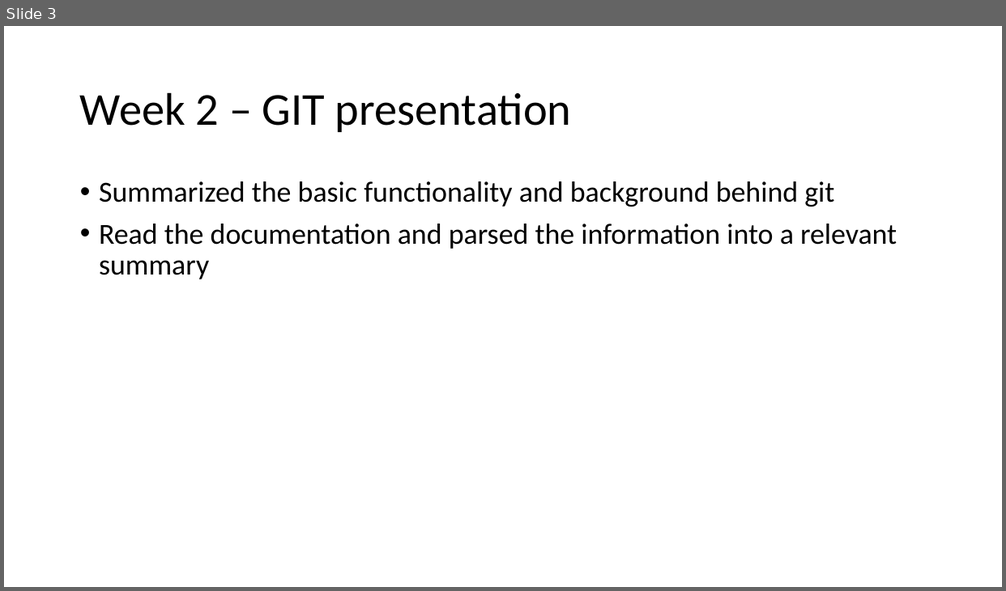
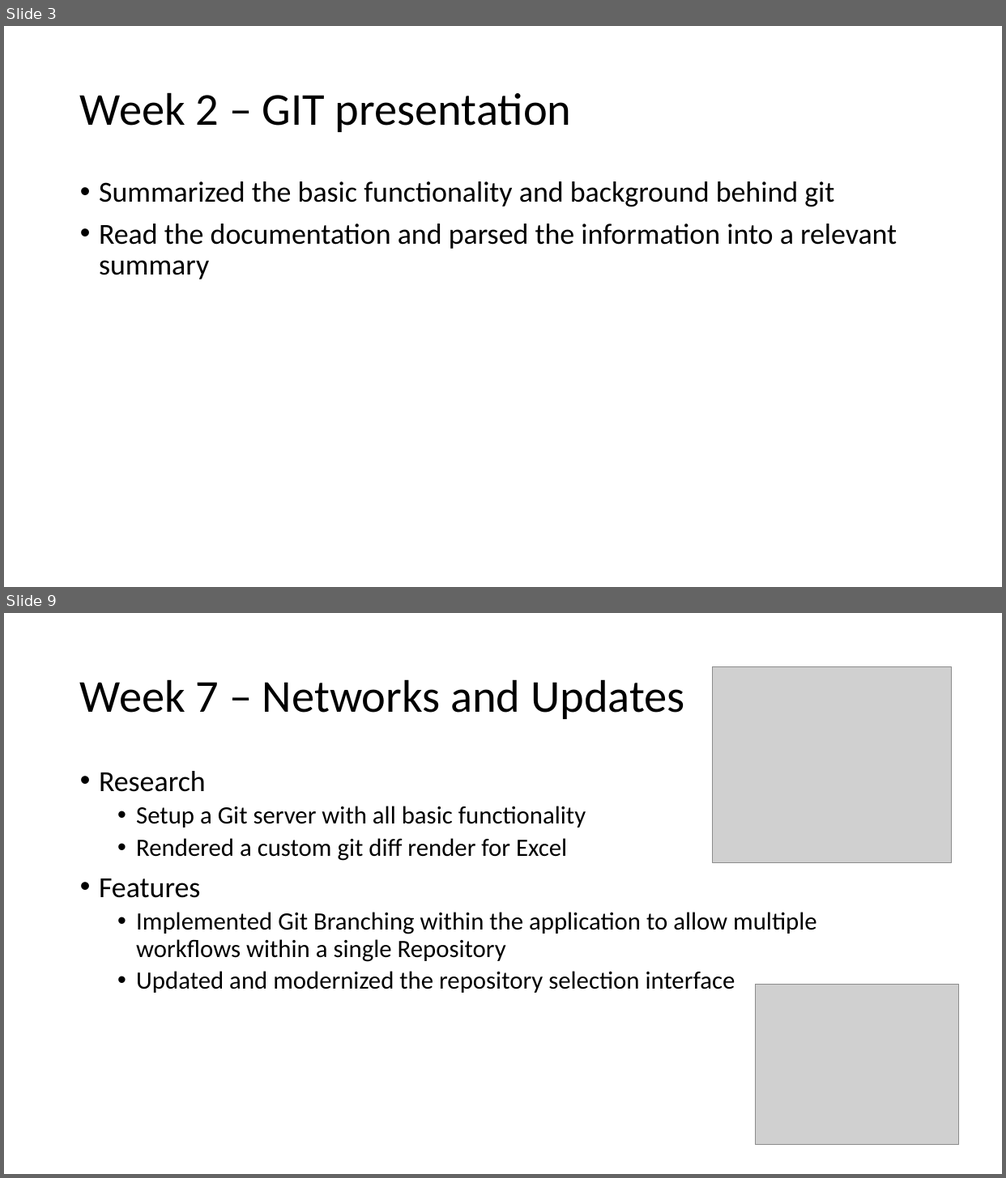
Before and after one commit to burwinliu-zz/my-jupyter-nb, a slide deck: Notes/summer2020/Summer_Summary.pptx. Shown one above the other, each under a label of ours: slide 3 before the commit, slides 3 and 9 after it; the slides between them are not shown. The pictures are 1006x591 and 1006x1178 pixels, drawn with LibreOffice and Linux fonts; fonts in the diff are those of the drawing; grey boxes stand for pictures. Boxes give left, top, right and bottom in pixels: in the first picture for what was removed or moved away, otherwise in the second. Text is boxed around its words. In the diff, an @@ line names an element or a change of style, - is before the commit and + after.

```diff
--- a/Notes/summer2020/Summer_Summary.pptx
+++ b/Notes/summer2020/Summer_Summary.pptx
@@ slide 9 added at box(4, 613, 1002, 1174), background #FFFFFF @@
@@ title added at box(80, 679, 684, 719), 44 pt, text #000000 @@
+Week 7 – Networks and Updates
@@ picture added at box(712, 667, 951, 864) @@
@@ text added at box(99, 771, 816, 993), 24 pt, text #000000 @@
+• Research
+  • Setup a Git server with all basic functionality
+  • Rendered a custom git diff render for Excel
+• Features
+  • Implemented Git Branching within the application to allow multiple workflows within a single Repository
+  • Updated and modernized the repository selection interface
@@ picture added at box(755, 984, 958, 1144) @@
```
Also in this commit, not shown: 1 slide changed, 4 other slides added, 37 other files.
